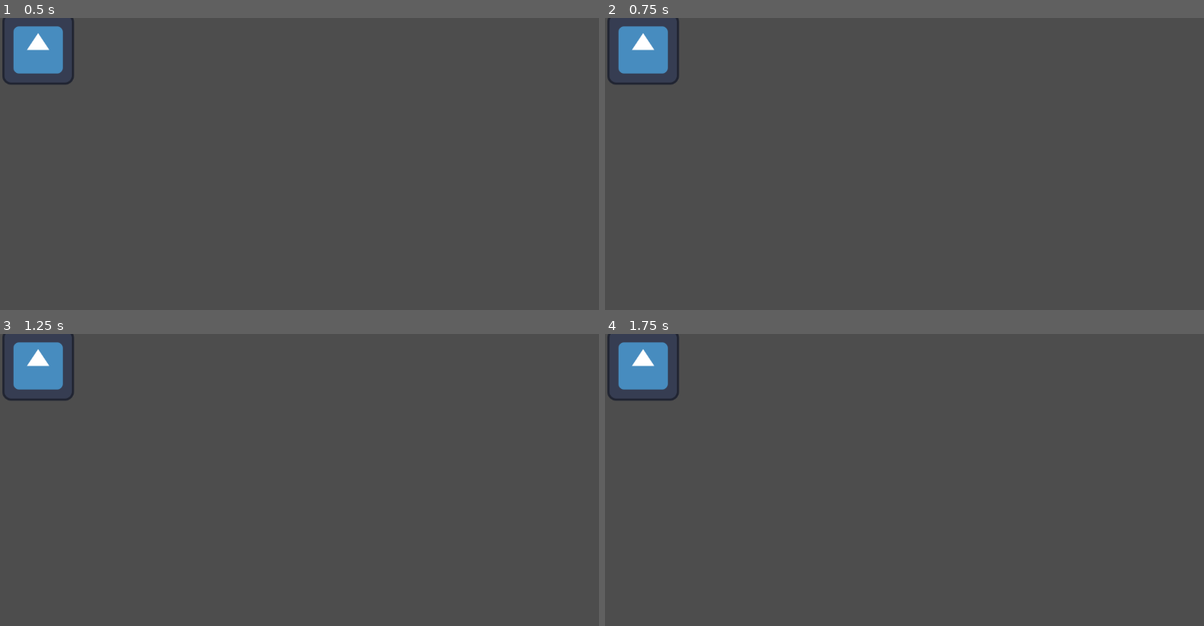
Above: before the commit, frames 1-4 (two rows, left to right).
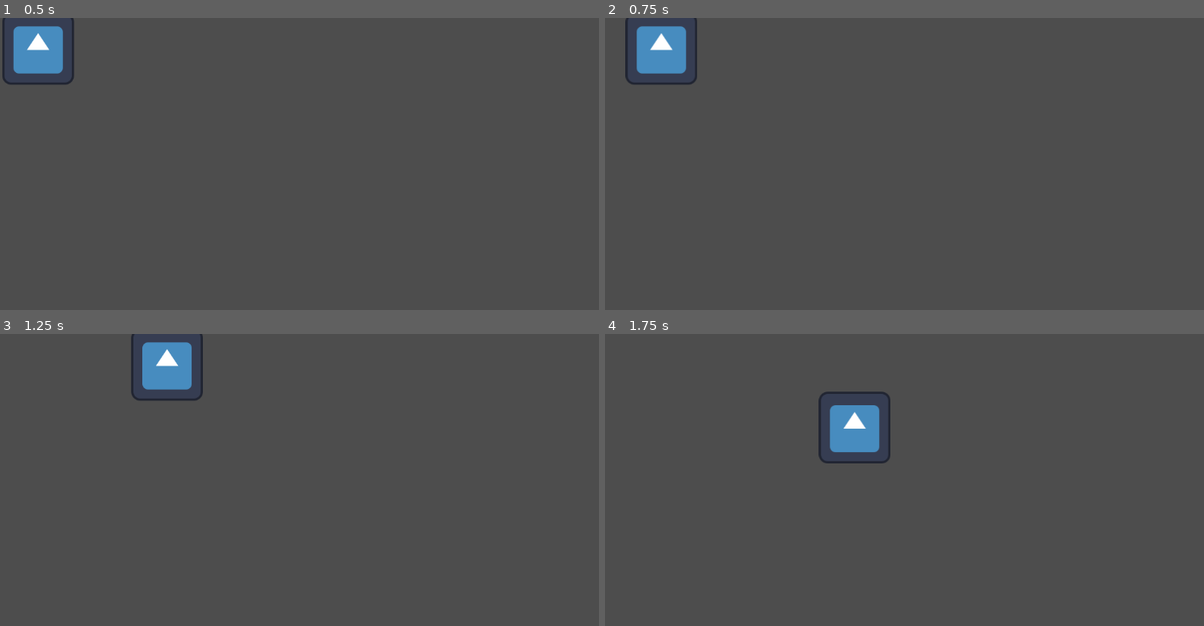
Above: after the commit, the same moments.

Repository: TylerPelaez/GameOff
Game: Godot game, scene res://world.tscn
Two runs of this game, one before a commit and one after it. Both use one fixed random seed, a clock stepped at 60 frames per second and the inputs below. The engine's default icon, where the game draws it, is replaced by a stand-in: a white triangle on a blue panel in a dark square.
Inputs:
- Up to frame 1 (0.5 s): no input
- Up to frame 2 (0.75 s): tap Enter at 0.5 s; hold Right (ui_right) from 0.53 s (still down)
- Up to frame 3 (1.25 s): keep holding Right (ui_right)
- Up to frame 4 (1.75 s): release Right (ui_right) at 1.28 s; hold Down (ui_down) from 1.28 s (still down)

Frame 1 is identical in both runs. In frame 2, 1.5% of the frame differs, in the area x 0-16%, y 0-23%; in frame 3, 3.2%; in frame 4, 3.4%, in the area x 0-48%, y 0-45%.
Error before the commit: Parse Error: Expected closing ")" after call arguments. (res://player.gd:15)

Commit message:
Update player.gd
fixed

Diff:
--- a/player.gd
+++ b/player.gd
@@ -11,8 +11,8 @@
 	player_movement(delta)
 
 func get_input():
-	input.x = int(Input.is_action_pressed("move_right")) - int(Input.is_action_pressed("move_left"))
-	input.y = int(Input.is_action_pressed("move_down")) - int(Input.is_action_pressed(("move_up"))
+	input.x = int(Input.is_action_pressed("ui_right")) - int(Input.is_action_pressed("ui_left"))
+	input.y = int(Input.is_action_pressed("ui_down")) - int(Input.is_action_pressed("ui_up"))
 	return input.normalized()
 
 func player_movement(delta):
@@ -20,11 +20,11 @@
 
 	if input == Vector2.ZERO:
 		if velocity.length() > (friction * delta):
-			velocity -= velocity.normalized() + (friction * delta)
+			velocity -= velocity.normalized() * (friction * delta)
 		else:
 			velocity = Vector2.ZERO
 	else:
-		velocity += (input + accel + delta)
+		velocity += (input * accel * delta)
 		velocity = velocity.limit_length(max_speed)
 
 
